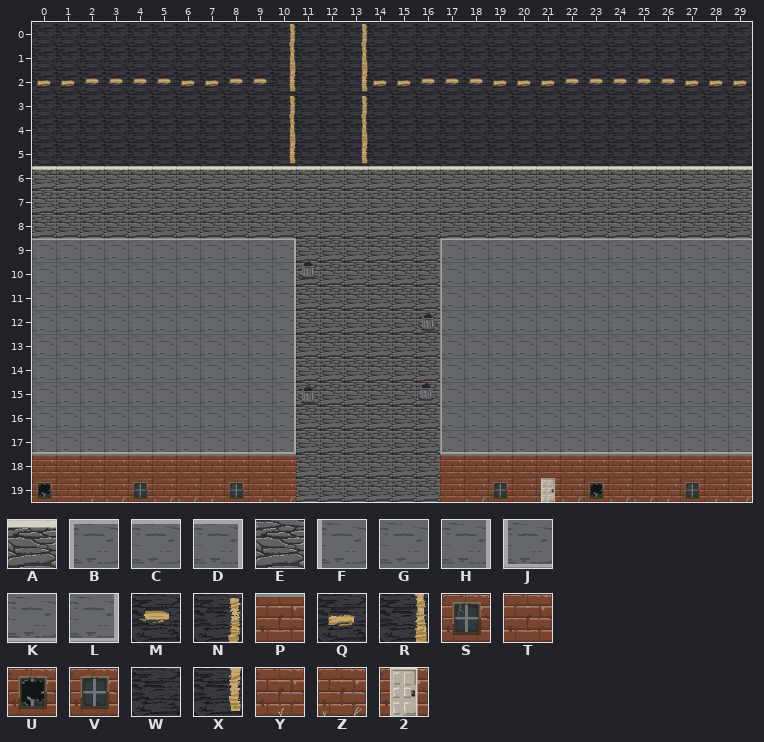
One commit to this Tiled map: public/assets/tilemaps/world.tmx. That is the earlier state.
Cells are 64x64 px. Shown: x 0..29, y 0..19.
Key: from "grungy_ass_town": A 1, B 3, C 4, D 5, E 9, F 11, G 12, H 13, J 19, K 20, L 21, M 24, N 25, P 28, Q 32, R 33, S 35, T 36, U 37, V 38, W 40, X 41, Y 43, Z 44, 2 45.
_ is an empty cell.
Objects are placed by their top-left corner, in cells (3,4 is the top-left corner of cell 3,4); size is 1x1 cell unless given.
Layer "Floor" before, first column x 0:
 0 WWWWWWWWWWNWWNWWWWWWWWWWWWWWWW
 1 WWWWWWWWWWRWWRWWWWWWWWWWWWWWWW
 2 QQMMMMQQMMXWWXQQMMMQQQMMMMMQQQ
 3 WWWWWWWWWWNWWNWWWWWWWWWWWWWWWW
 4 WWWWWWWWWWRWWRWWWWWWWWWWWWWWWW
 5 WWWWWWWWWWXWWXWWWWWWWWWWWWWWWW
 6 AAAAAAAAAAAAAAAAAAAAAAAAAAAAAA
 7 EEEEEEEEEEEEEEEEEEEEEEEEEEEEEE
 8 EEEEEEEEEEEEEEEEEEEEEEEEEEEEEE
 9 CCCCCCCCCCDEEEEEEBCCCCCCCCCCCC
10 GGGGGGGGGGHEEEEEEFGGGGGGGGGGGG
11 GGGGGGGGGGHEEEEEEFGGGGGGGGGGGG
12 GGGGGGGGGGHEEEEEEFGGGGGGGGGGGG
13 GGGGGGGGGGHEEEEEEFGGGGGGGGGGGG
14 GGGGGGGGGGHEEEEEEFGGGGGGGGGGGG
15 GGGGGGGGGGHEEEEEEFGGGGGGGGGGGG
16 GGGGGGGGGGHEEEEEEFGGGGGGGGGGGG
17 KKKKKKKKKKLEEEEEEJKKKKKKKKKKKK
18 PPPPPPPPPPPEEEEEEPPPPPPPPPPPPP
19 UTYZVZZYSYZEEEEEETZVT2ZUZZYSYZ
After:
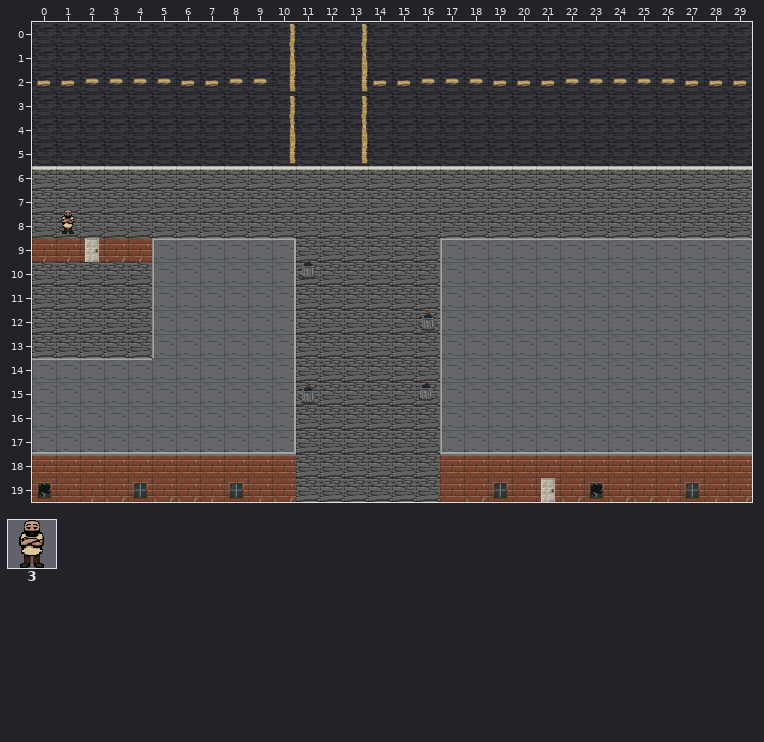
Further tiles: from "bouncer": 3 0.
The edit:
Layer "Floor":
y 9: x 0..5 CCCCCC -> YYEZYB
y 10..13: x 0..5 GGGGGG -> EEEEEF
y 14: x 0..4 GGGGG -> CCCCC
Layer "doors" (added):
added: 2 at 2,9
Layer "bouncers" (added):
added: 3 at 1,7.8
